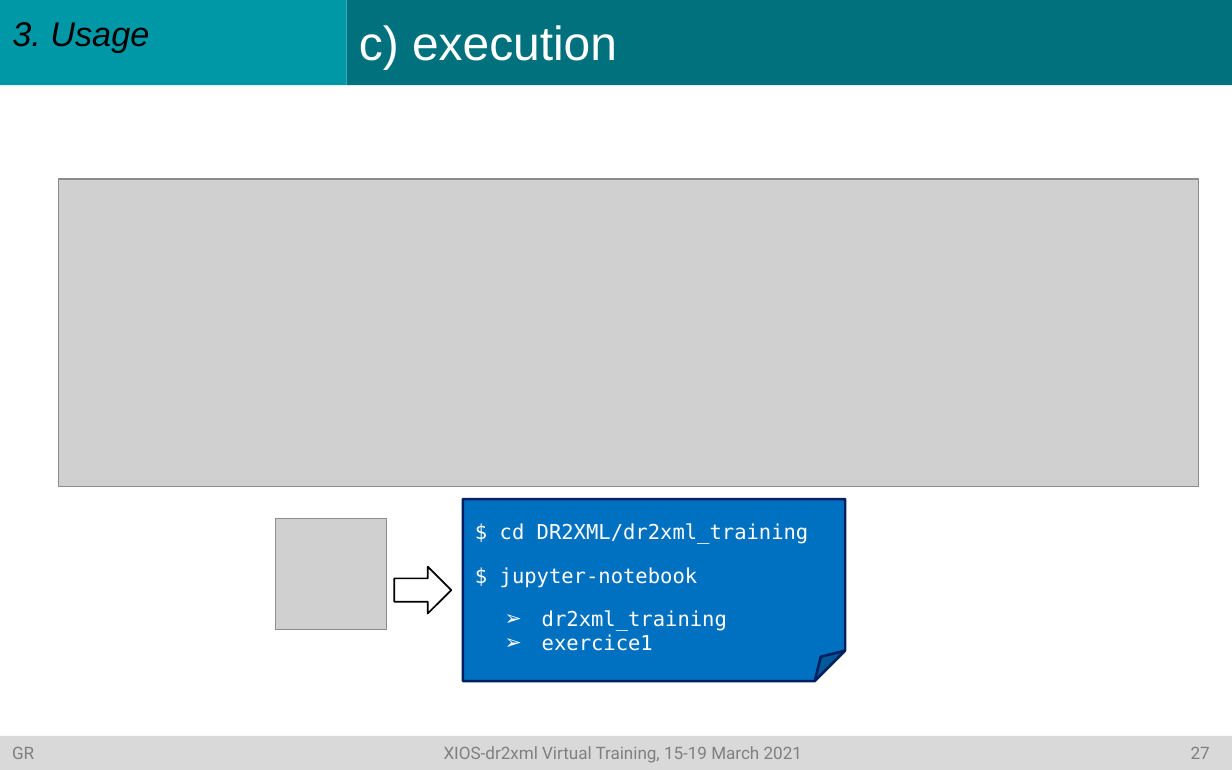
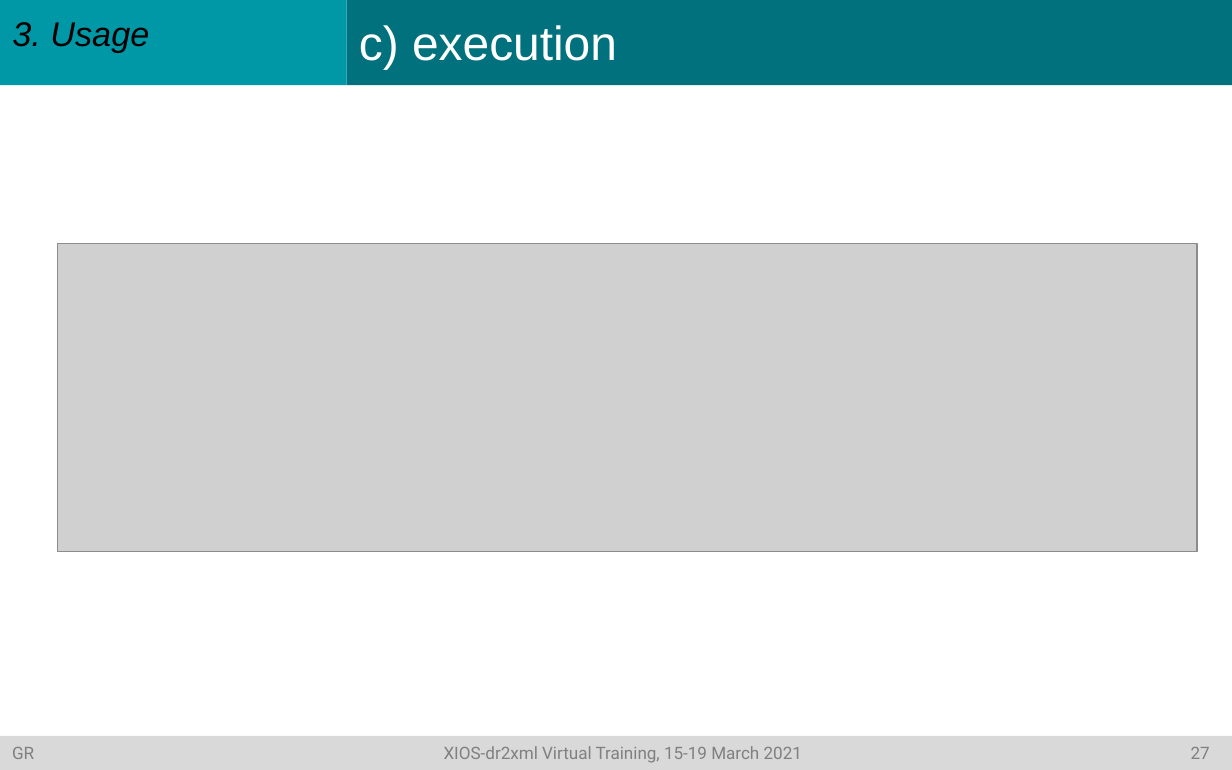
Before and after one commit to rigoudyg/dr2xml, a slide deck: slide 28 of slides/Formation_dr2xml_v4.pptx. Drawn at 1232x770 pixels with LibreOffice and Linux fonts; fonts in the diff are those of the drawing; grey boxes stand for pictures. Boxes give left, top, right and bottom in pixels: in the first picture for what was removed or moved away, otherwise in the second. Text is boxed around its words. In the diff, an @@ line names an element or a change of style, - is before the commit and + after.

```diff
--- a/slides/Formation_dr2xml_v4.pptx
+++ b/slides/Formation_dr2xml_v4.pptx
@@ picture: place and size @@
-picture at <box>58,179,1198,487</box>
+picture at <box>57,244,1196,552</box>
@@ folded corner removed at <box>463,499,845,681</box> @@
-$ cd DR2XML/dr2xml_training
-$ jupyter-notebook
-➢ dr2xml_training
-➢ exercice1
@@ picture removed at <box>276,519,387,630</box> @@
@@ down arrow removed at <box>394,567,451,614</box> @@
```
Also in this commit, not shown: 5 other slides changed, 1 other file.
